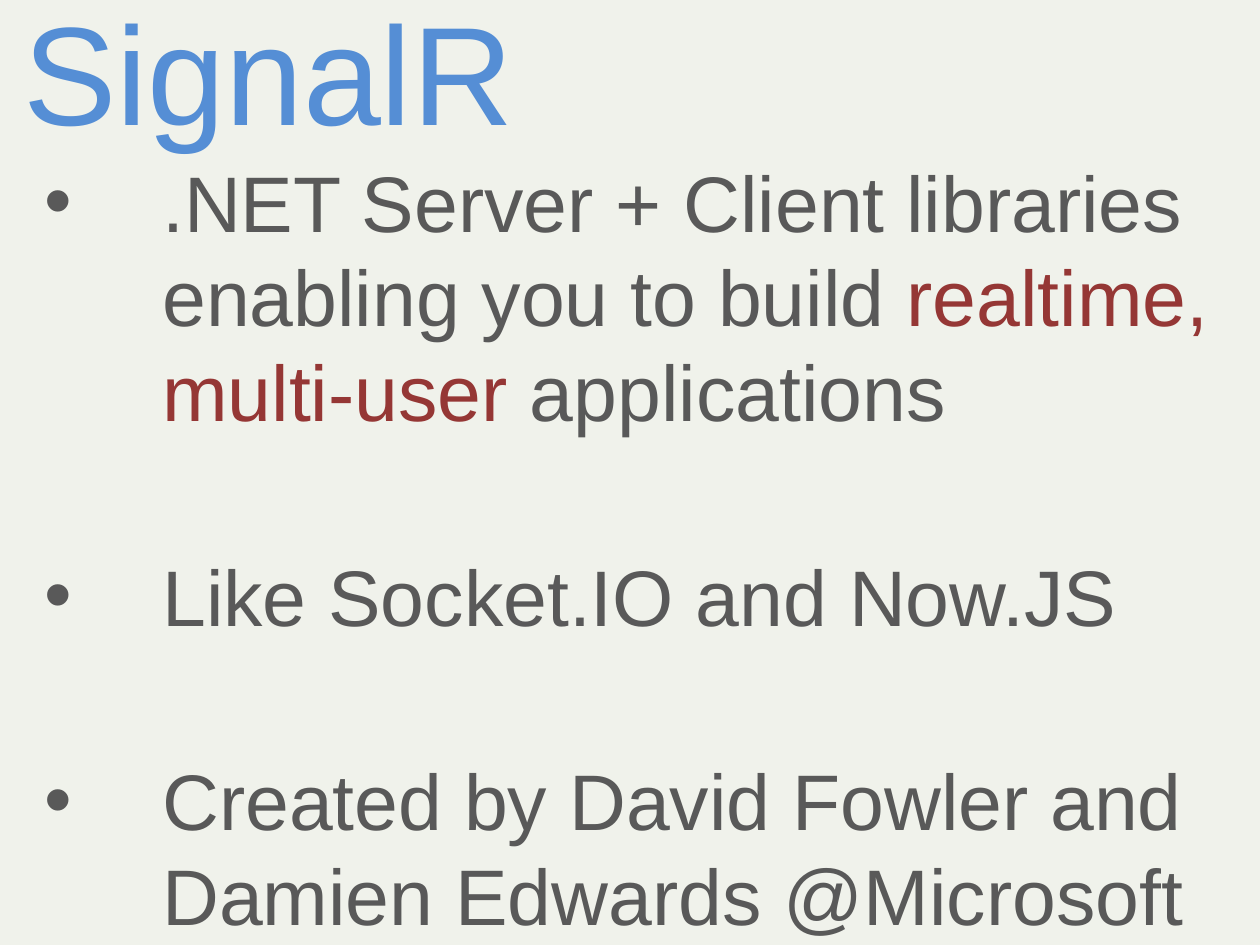
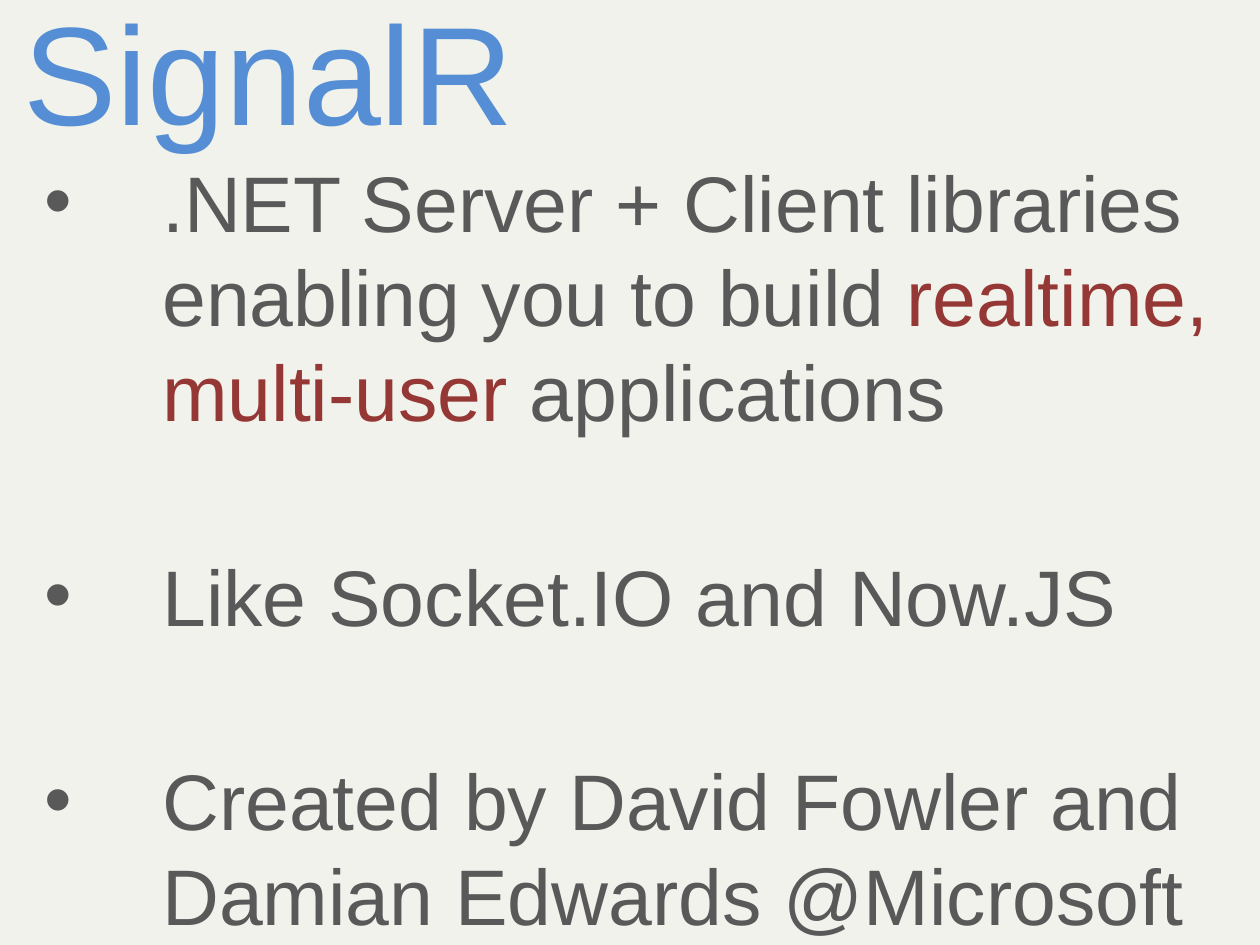
Before and after one commit to alani/Talks, a slide deck: slide 2 of SignalR-Intro/SignalRIntro.pptx. Drawn at 1260x945 pixels with LibreOffice and Linux fonts; fonts in the diff are those of the drawing. Boxes give left, top, right and bottom in pixels: in the first picture for what was removed or moved away, otherwise in the second. Text is boxed around its words. In the diff, an @@ line names an element or a change of style, - is before the commit and + after.

Commit message:
Update slides.

```diff
--- a/SignalR-Intro/SignalRIntro.pptx
+++ b/SignalR-Intro/SignalRIntro.pptx
@@ subtitle at (x1=162, y1=773, x2=1183, y2=936): text changed @@
-• Created by David Fowler and Damien Edwards @Microsoft
+• Created by David Fowler and Damian Edwards @Microsoft
```
Also in this commit, not shown: 3 other slides changed.
